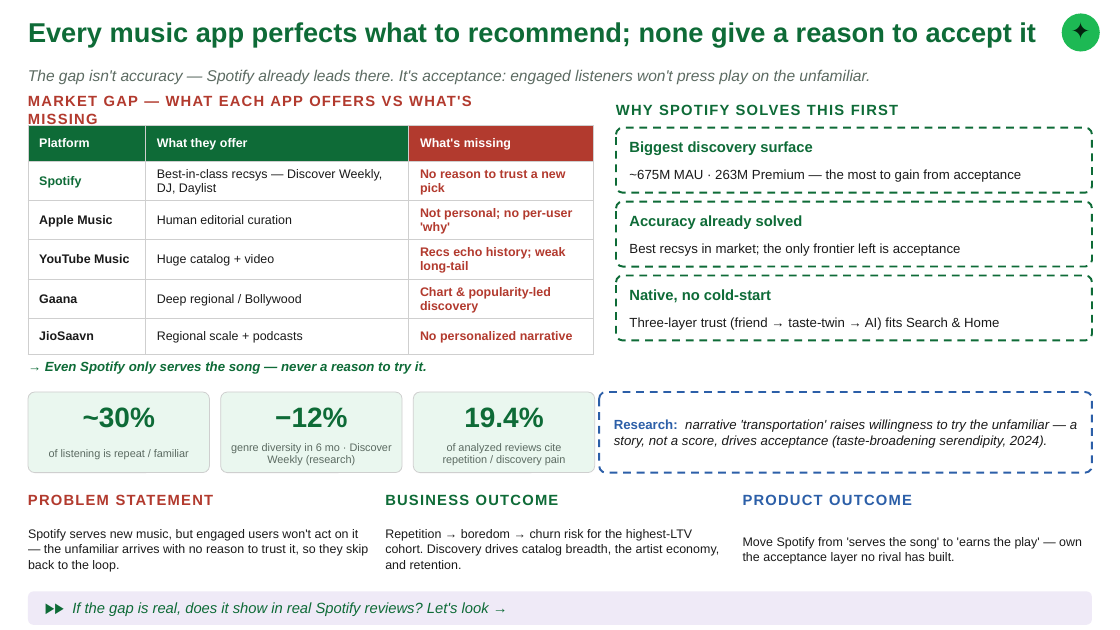
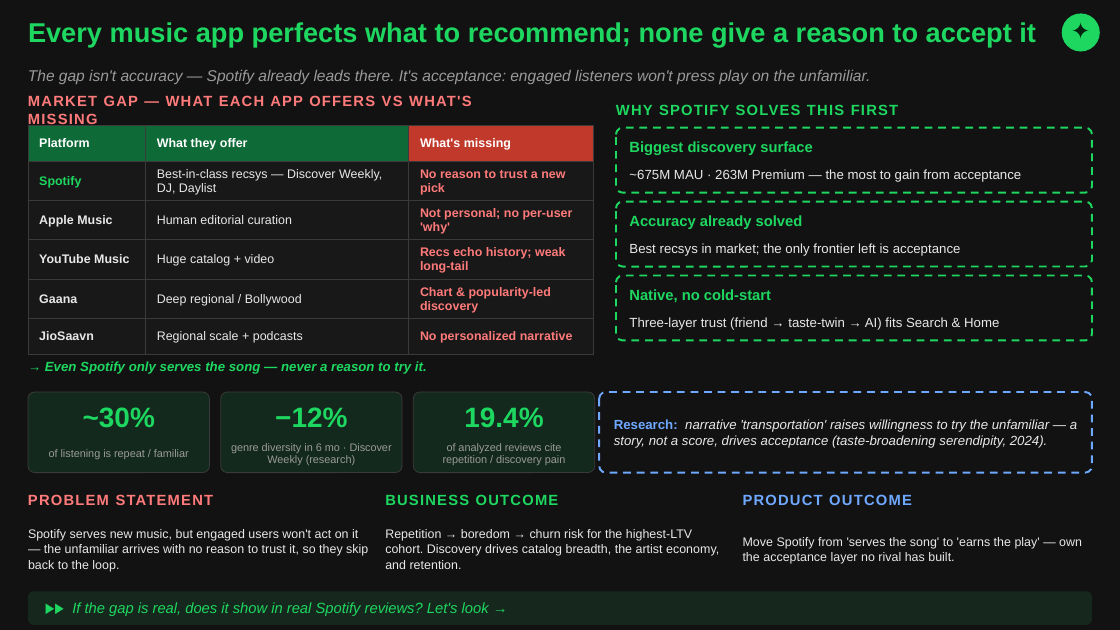
Before and after one commit to nityagupta25/spotify-discovery-engine, a slide deck: slide 1 of Off_Repeat_Deck_TopFellow.pptx. Drawn at 1120x630 pixels with LibreOffice and Linux fonts; fonts in the diff are those of the drawing. Boxes give left, top, right and bottom in pixels: in the first picture for what was removed or moved away, otherwise in the second. Text is boxed around its words. In the diff, an @@ line names an element or a change of style, - is before the commit and + after.

```diff
--- a/Off_Repeat_Deck_TopFellow.pptx
+++ b/Off_Repeat_Deck_TopFellow.pptx
@@ background #FFFFFF to #121212 @@
@@ ellipse at bbox=[1062, 13, 1100, 52]: fill #1DB954 to #1ED760 @@
@@ text "MARKET GAP — WHAT EACH ..." at bbox=[28, 95, 472, 127]: text colour #B23A2E to #FF7A7A @@
@@ table at bbox=[28, 125, 594, 347] @@
@@ fill #B23A2E to #C0392B in row 1, column 3 @@
@@ fill #FFFFFF to #181818 in 15 cells @@
@@ text colour #0E6B37 to #1ED760 in "Spotify" @@
@@ text colour #1A1A1A to #E8E8E8 in "Best-in-class recsys — Discover Weekly, DJ, Daylist", "Apple Music", "Human editorial curation", "YouTube Music" and 5 more places @@
@@ text colour #B23A2E to #FF7A7A in "No reason to trust a new pick", "Not personal; no per-user 'why'", "Recs echo history; weak long-tail", "Chart & popularity-led discovery" and 1 more places @@
@@ borders changed @@
@@ fill #FFFFFF to #121212; outline #0E6B37 1.25 pt dashed to #1ED760 1.25 pt dashed in 3 elements at bbox=[616, 128, 1092, 193], bbox=[616, 202, 1092, 267], bbox=[616, 276, 1092, 340] @@
@@ fill #EAF7EF to #13291D; outline #CFCFCF 0.5 pt to #3A3A3A 0.5 pt in 3 elements at bbox=[28, 392, 209, 473], bbox=[221, 392, 402, 473], bbox=[413, 392, 595, 473] @@
@@ rounded rectangle at bbox=[599, 392, 1092, 473]: fill #FFFFFF to #121212; outline #2C5FA8 1.25 pt dashed to #6FA8FF 1.25 pt dashed @@
@@ text "Research: narrative 'transportation' raises willingness ..." at bbox=[614, 419, 1077, 448]: text colour #2C5FA8 to #6FA8FF in "Research:"; text colour #1A1A1A to #E8E8E8 @@
@@ text colour #5C6B62 to #9A9A9A in 4 elements at bbox=[28, 70, 870, 84], bbox=[49, 449, 189, 459], bbox=[231, 443, 392, 465], bbox=[443, 443, 566, 465] @@
@@ text "PROBLEM STATEMENT" at bbox=[28, 494, 214, 505]: text colour #B23A2E to #FF7A7A @@
@@ text "PRODUCT OUTCOME" at bbox=[743, 494, 912, 505]: text colour #2C5FA8 to #6FA8FF @@
@@ text colour #1A1A1A to #E8E8E8 in 6 elements at bbox=[629, 169, 1022, 182], bbox=[629, 243, 961, 256], bbox=[629, 317, 999, 330], bbox=[28, 529, 368, 572], bbox=[385, 529, 719, 569], bbox=[743, 537, 1082, 564] @@
@@ rounded rectangle at bbox=[28, 591, 1092, 625]: fill #EFEAF7 to #16281D @@
@@ text colour #0E6B37 to #1ED760 in 11 elements at bbox=[28, 22, 1036, 47], bbox=[45, 361, 427, 374], bbox=[616, 104, 898, 115], bbox=[629, 141, 812, 155], bbox=[629, 215, 803, 229], bbox=[629, 289, 771, 303], bbox=[83, 407, 155, 428], bbox=[275, 407, 347, 427], bbox=[464, 407, 543, 428], bbox=[385, 494, 559, 505], bbox=[72, 602, 489, 616] @@
```
Also in this commit, not shown: 9 other slides changed, 2 other files.
